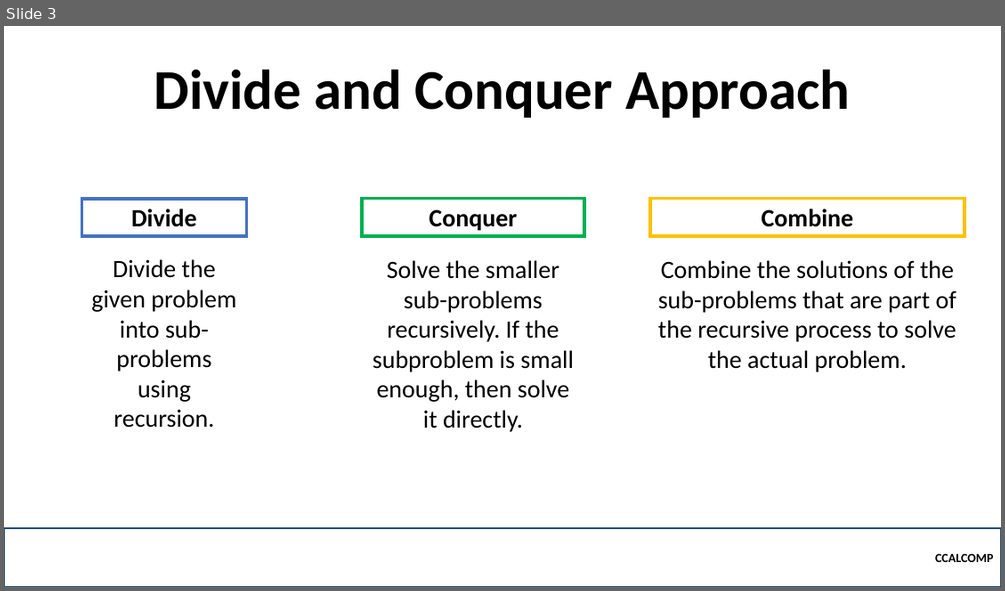
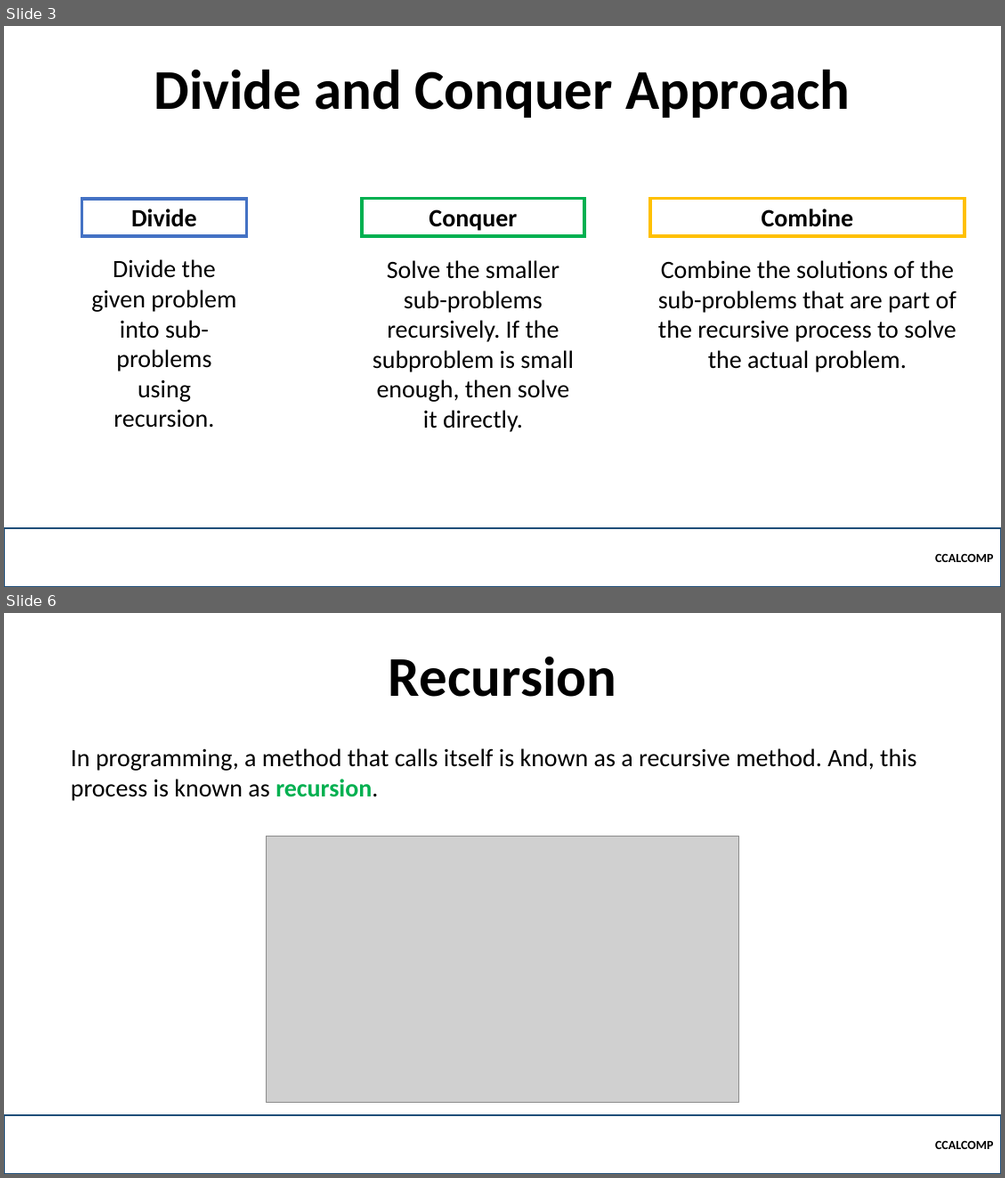
Before and after one commit to robitussin/CCALCOMP, a slide deck: Week 8 and 9 - Recursion and Recurrence relations/Divide and Conquer.pptx. Shown one above the other, each under a label of ours: slide 3 before the commit, slides 3 and 6 after it; the slides between them are not shown. The pictures are 1005x591 and 1005x1178 pixels, drawn with LibreOffice and Linux fonts; fonts in the diff are those of the drawing; grey boxes stand for pictures; background and template pictures are left out. Boxes give left, top, right and bottom in pixels: in the first picture for what was removed or moved away, otherwise in the second. Text is boxed around its words. In the diff, an @@ line names an element or a change of style, - is before the commit and + after.

```diff
--- a/Week 8 and 9 - Recursion and Recurrence relations/Divide and Conquer.pptx
+++ b/Week 8 and 9 - Recursion and Recurrence relations/Divide and Conquer.pptx
@@ slide 6 added at (4,613,1001,1174), background picture (left out) @@
@@ title added at (388,656,616,697), 54 pt, text #000000, bold @@
+Recursion
@@ rectangle added at (63,738,942,807), fill #FFFFFF, outline #FFFFFF 1 pt, 24 pt, text #000000 @@
+In programming, a method that calls itself is known as a recursive method. And, this process is known as recursion.
@@ picture added at (266,835,739,1102) @@
@@ rectangle added at (4,1115,1001,1174), outline #1F4E79 2.25 pt, 12 pt, text #000000, bold @@
+CCALCOMP
```
Also in this commit, not shown: 2 slides changed, 8 other slides added.
